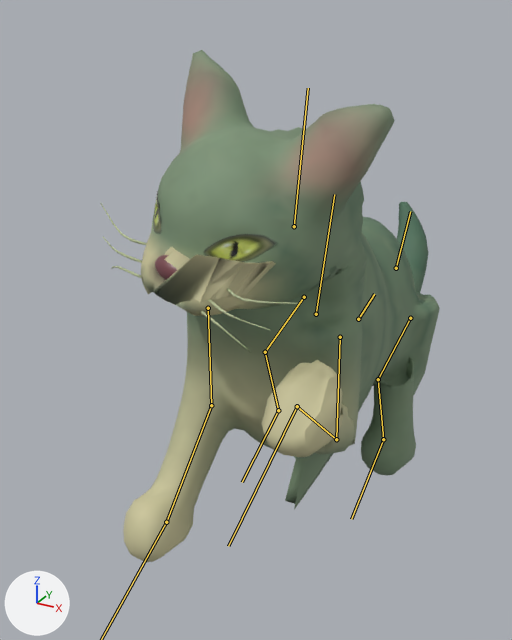
Before and after pictures for a commit that changed the glTF model public/art/cat.glb.
Rendered twice from a 50 mm camera at (1.13, -2.55, 1.98) aimed at (-0.24, -0.06, 0.74). Every picture has the same lights, and +X, +Y and +Z are marked at lower left. The older version comes first. Both versions are drawn at frame 92 of the action 'idle_groom'; the numbers are the values there. The bones that bend it are drawn over the model as lines.
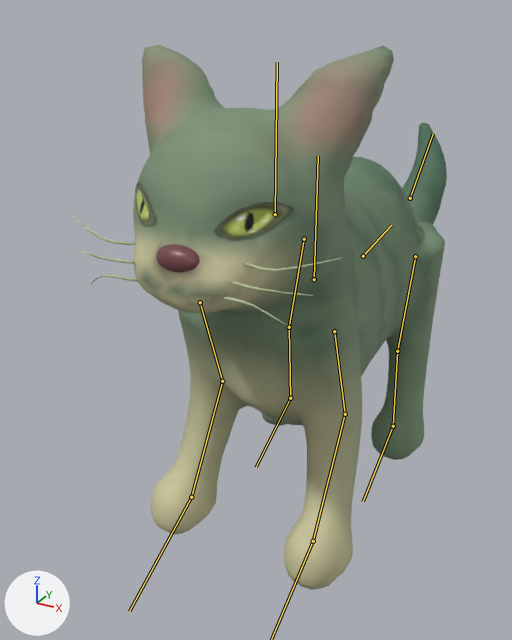
What differs and where, as boxes [x1, y1, x2, y2] in the pictures (512 x 640 px):
'Mesh_3', posed (6% taller): before [123, 50, 440, 562]; after [133, 45, 447, 590]
'Mesh_0', posed: before [153, 191, 279, 262]; after [135, 182, 295, 241]
'Mesh_2', posed (39% wider, 24% shorter): before [100, 202, 298, 352]; after [67, 212, 342, 326]
'Mesh_1', posed: before [155, 255, 177, 280]; after [156, 244, 200, 272]
bone 'Body', root to tip: before (316, 314) to (334, 194); after (314, 279) to (318, 156)
bone 'Head', root to tip: before (294, 226) to (308, 88); after (275, 214) to (277, 62)
bone 'Tail', root to tip: before (358, 319) to (374, 294); after (363, 256) to (391, 225)
bone 'FrontL', root to tip: before (208, 308) to (211, 405); after (200, 302) to (222, 381)
bone 'ShinFrontL', root to tip: before (211, 405) to (166, 522); after (222, 381) to (191, 497)
bone 'BackL', root to tip: before (304, 297) to (265, 352); after (304, 239) to (289, 327)
bone 'ShinBackL', root to tip: before (265, 352) to (278, 410); after (289, 327) to (290, 398)
bone 'PawBackL', root to tip: before (278, 410) to (242, 482); after (290, 398) to (256, 467)
bone 'FrontR', root to tip: before (340, 337) to (336, 439); after (334, 331) to (345, 414)
bone 'ShinFrontR', root to tip: before (336, 439) to (297, 406); after (345, 414) to (313, 541)
bone 'BackR', root to tip: before (410, 318) to (378, 379); after (415, 256) to (397, 351)
bone 'ShinBackR', root to tip: before (378, 379) to (383, 439); after (397, 351) to (393, 426)
bone 'PawBackR', root to tip: before (383, 439) to (351, 519); after (393, 426) to (363, 501)

The edits, one by one:
Bone 'Body' (bone_body) moves from (0.0, -0.17, -0.038) to (0.0, 0.0, 0.0).
Bone 'Body' (bone_body) turns from (-17, 0, 0) to (0, 0, 0) degrees about its own x, y and z.
Bone 'Head' (bone_head) turns from (22, -11, -12) to (0, 0, 0) degrees about its own x, y and z.
Bone 'Tail' (bone_tail) turns from (7, 0, 9) to (0, 0, 0) degrees about its own x, y and z.
Bone 'FrontL' (bone_frontl) turns from (-3, 0, 0) to (0, 0, 0) degrees about its own x, y and z.
Bone 'ShinFrontL' (bone_shinfrontl) turns from (6, 0, 0) to (0, 0, 0) degrees about its own x, y and z.
Bone 'PawFrontL' (bone_pawfrontl) turns from (13, 0, 0) to (0, 0, 0) degrees about its own x, y and z.
Bone 'BackL' (bone_backl) turns from (-37, 0, 0) to (0, 0, 0) degrees about its own x, y and z.
Bone 'ShinBackL' (bone_shinbackl) turns from (69, 0, 0) to (0, 0, 0) degrees about its own x, y and z.
Bone 'PawBackL' (bone_pawbackl) turns from (-16, 0, 0) to (0, 0, 0) degrees about its own x, y and z.
Bone 'FrontR' (bone_frontr) turns from (-1, 0, 0) to (0, 0, 0) degrees about its own x, y and z.
Bone 'ShinFrontR' (bone_shinfrontr) turns from (-82, 0, 0) to (0, 0, 0) degrees about its own x, y and z.
Bone 'PawFrontR' (bone_pawfrontr) turns from (100, 0, 0) to (0, 0, 0) degrees about its own x, y and z.
Bone 'BackR' (bone_backr) turns from (-37, 0, 0) to (0, 0, 0) degrees about its own x, y and z.
Bone 'ShinBackR' (bone_shinbackr) turns from (69, 0, 0) to (0, 0, 0) degrees about its own x, y and z.
Bone 'PawBackR' (bone_pawbackr) turns from (-16, 0, 0) to (0, 0, 0) degrees about its own x, y and z.
